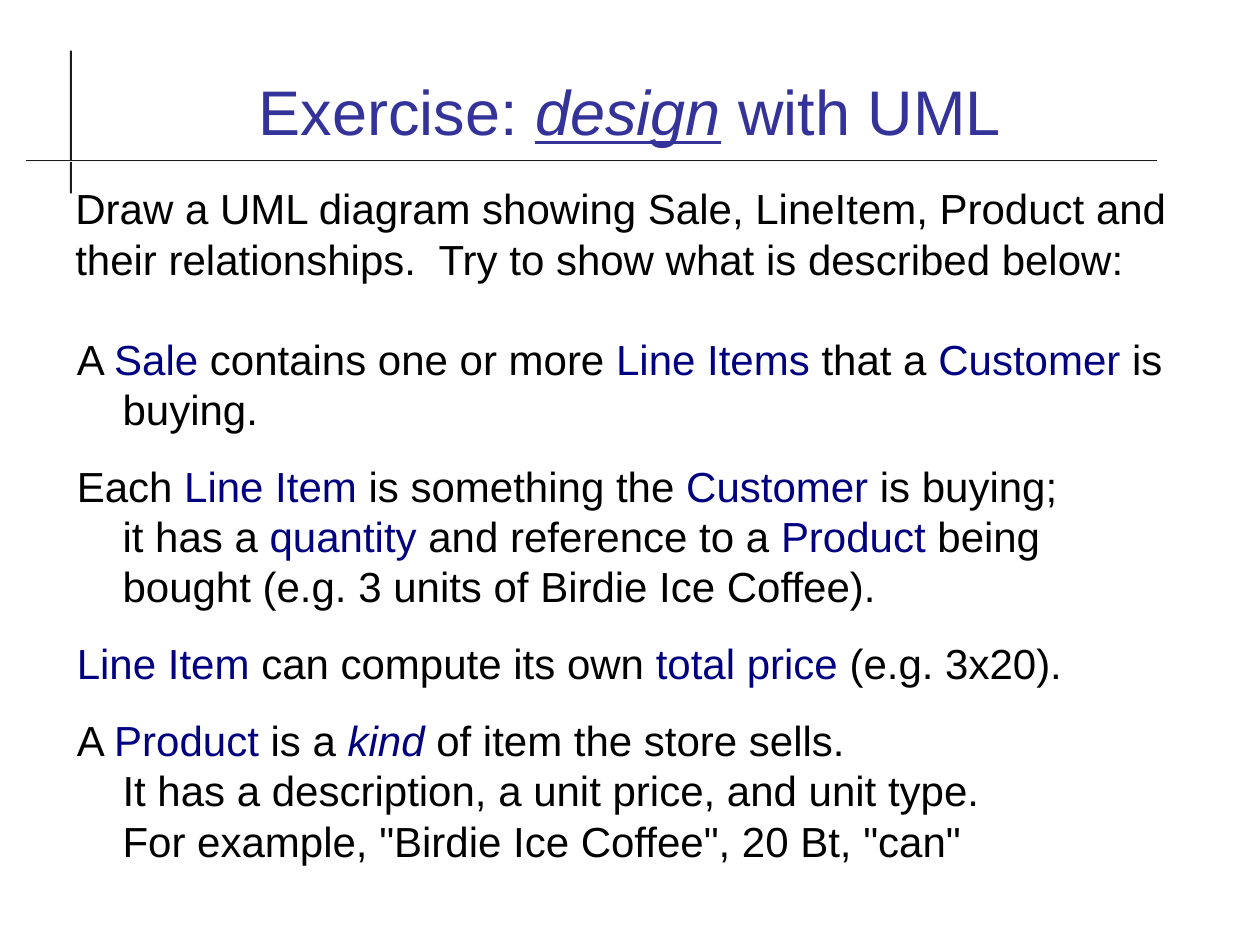
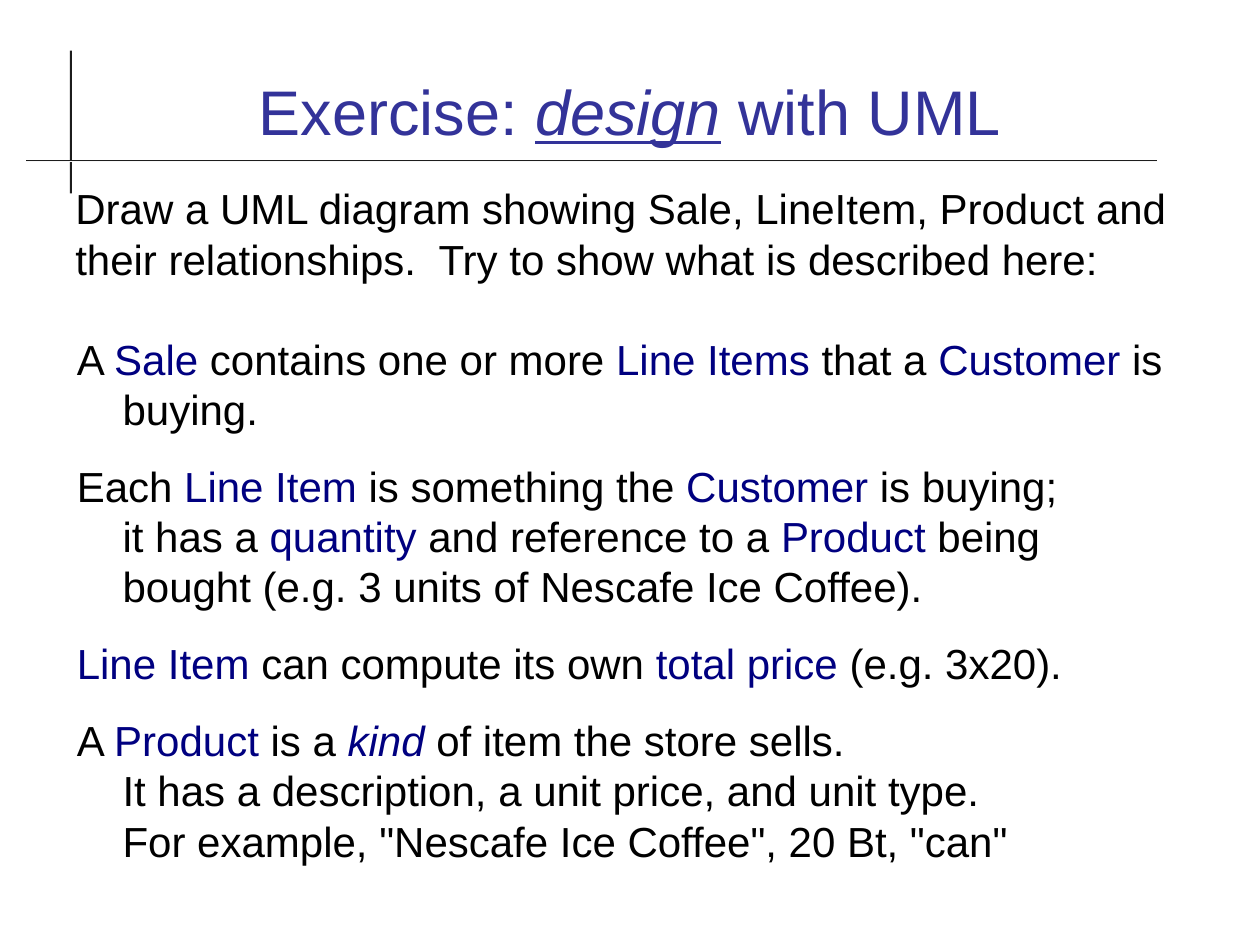
Before and after one commit to cpske/ISP, a slide deck: slide 40 of uml/UML-Class-Diagram.odp. Drawn at 1260x945 pixels with LibreOffice and Linux fonts; fonts in the diff are those of the drawing. Boxes give left, top, right and bottom in pixels: in the first picture for what was removed or moved away, otherwise in the second. Text is boxed around its words. In the diff, an @@ line names an element or a change of style, - is before the commit and + after.

Commit message:
improve class diagram slides

```diff
--- a/uml/UML-Class-Diagram.odp
+++ b/uml/UML-Class-Diagram.odp
@@ text at (75,193,1166,283): text changed @@
-Draw a UML diagram showing Sale, LineItem, Product and their relationships. Try to show what is described below:
+Draw a UML diagram showing Sale, LineItem, Product and their relationships. Try to show what is described here:
@@ text at (77,471,1057,611): text changed @@
-Each Line Item is something the Customer is buying;
-it has a quantity and reference to a Product being bought (e.g. 3 units of Birdie Ice Coffee).
+Each Line Item is something the Customer is buying;
+it has a quantity and reference to a Product being bought (e.g. 3 units of Nescafe Ice Coffee).
@@ text at (77,725,1008,865): text changed @@
-A Product is a kind of item the store sells.
-It has a description, a unit price, and unit type.
-For example, "Birdie Ice Coffee", 20 Bt, "can"
+A Product is a kind of item the store sells.
+It has a description, a unit price, and unit type.
+For example, "Nescafe Ice Coffee", 20 Bt, "can"
```
Also in this commit, not shown: 8 other slides changed, 1 other file.
